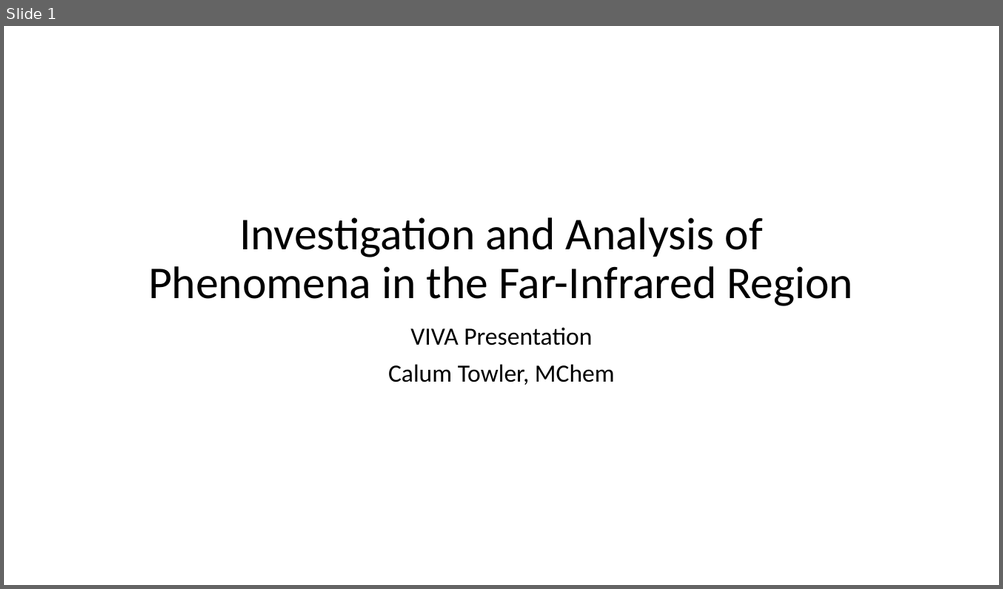
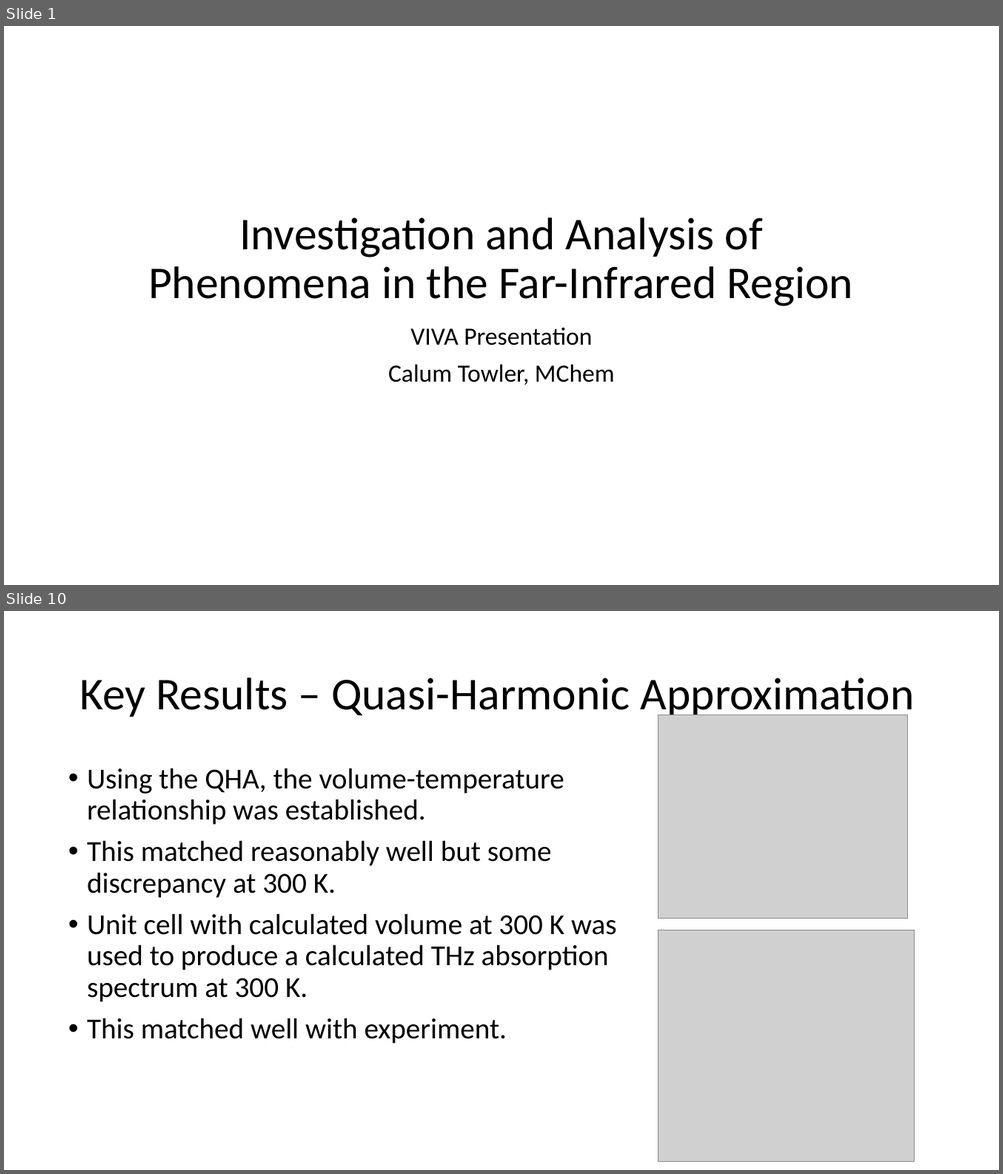
Before and after one commit to CalumTowler/Final-PhD-Files, a slide deck: VIVA_Presentation.pptx. Shown one above the other, each under a label of ours: slide 1 before the commit, slides 1 and 10 after it; the slides between them are not shown. The pictures are 1003x589 and 1003x1174 pixels, drawn with LibreOffice and Linux fonts; fonts in the diff are those of the drawing; grey boxes stand for pictures. Boxes give left, top, right and bottom in pixels: in the first picture for what was removed or moved away, otherwise in the second. Text is boxed around its words. In the diff, an @@ line names an element or a change of style, - is before the commit and + after.

```diff
--- a/VIVA_Presentation.pptx
+++ b/VIVA_Presentation.pptx
@@ slide 10 added at [4,611,999,1170], background #FFFFFF @@
@@ title added at [79,678,914,721], 44 pt, text #000000 @@
+Key Results – Quasi-Harmonic Approximation
@@ picture added at [658,715,908,918] @@
@@ text added at [87,768,617,1044], 28 pt, text #000000 @@
+• Using the QHA, the volume-temperature relationship was established.
+• This matched reasonably well but some discrepancy at 300 K.
+• Unit cell with calculated volume at 300 K was used to produce a calculated THz absorption spectrum at 300 K.
+• This matched well with experiment.
@@ picture added at [658,931,914,1162] @@
```
Also in this commit, not shown: 1 slide changed, 11 other slides added, 4 slides removed.
